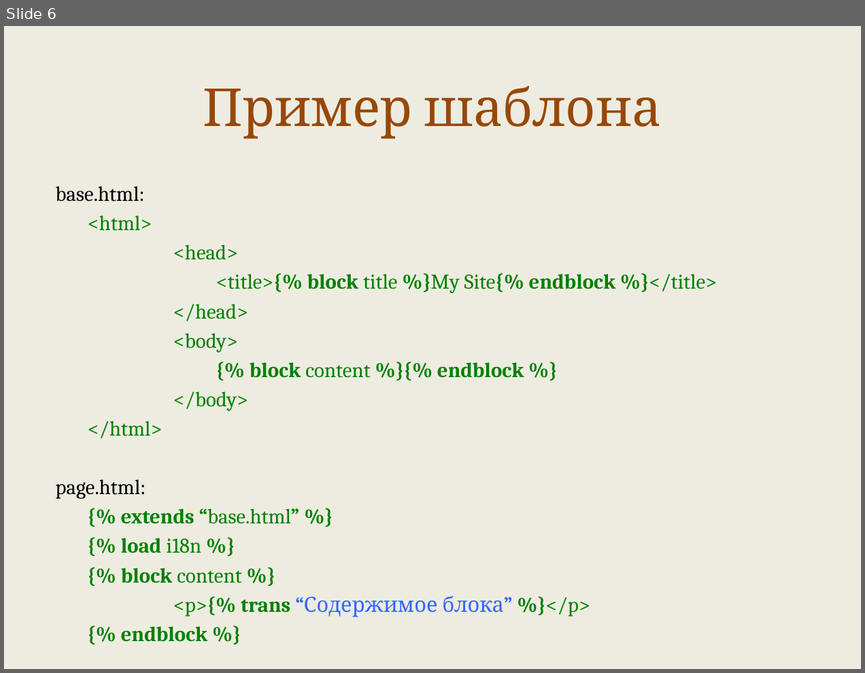
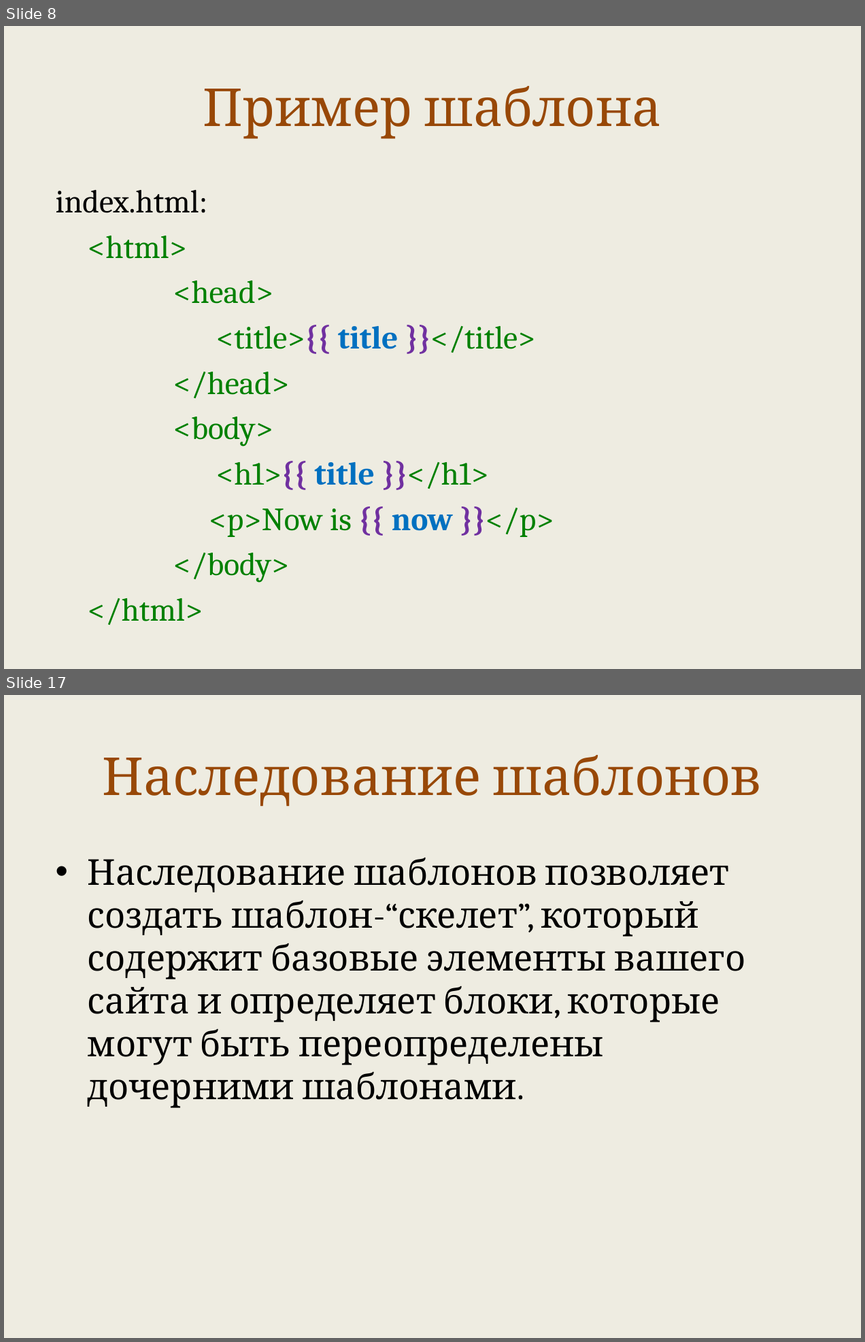
Before and after one commit to maxchv/LearnPython, a slide deck: week11/templates.pptx. Shown one above the other, each under a label of ours: slide 6 before the commit, slides 8 and 17 after it; the slides between them are not shown. The pictures are 865x673 and 865x1342 pixels, drawn with LibreOffice and Linux fonts; fonts in the diff are those of the drawing. Boxes give left, top, right and bottom in pixels: in the first picture for what was removed or moved away, otherwise in the second. Text is boxed around its words. In the diff, an @@ line names an element or a change of style, - is before the commit and + after.

```diff
--- a/week11/templates.pptx
+++ b/week11/templates.pptx
@@ slide 17 added at (4, 695, 861, 1338), background #EEECE1 @@
@@ title added at (102, 755, 762, 806), 44 pt, text #984807 @@
+Наследование шаблонов
@@ text added at (88, 858, 745, 1108), 30 pt, text #000000 @@
+• Наследование шаблонов позволяет создать шаблон-“скелет”, который содержит базовые элементы вашего сайта и определяет блоки, которые могут быть переопределены дочерними шаблонами.
@@ what was slide 6 is now slide 8 @@
@@ slide 8 changed as well @@
@@ text at (56, 190, 208, 213): text changed; size 17.6 to 27.2 pt @@
-base.html:
+index.html:
@@ text at (88, 235, 290, 582): size 17.6 to 27.2 pt in "<html>", "<head>", "</head>", "<body>" and 2 more places; more space between paragraphs @@
@@ text at (216, 325, 536, 354): text changed; size 17.6 to 27.2 pt @@
-<title>{% block title %}My Site{% endblock %}</title>
+<title>{{ title }}</title>
@@ text at (209, 461, 553, 537): text changed; size 17.6 to 27.2 pt; bold off @@
-{% block content %}{% endblock %}
+<h1>{{ title }}</h1>
+<p>Now is {{ now }}</p>
@@ text at (56, 479, 590, 641): paragraphs removed @@
-page.html:
-{% extends “base.html” %}
-{% load i18n %}
-{% block content %}
-<p>{% trans “Содержимое блока” %}</p>
-{% endblock %}
```
Also in this commit, not shown: 1 other slide changed, 20 other slides added, 10 slides removed.
